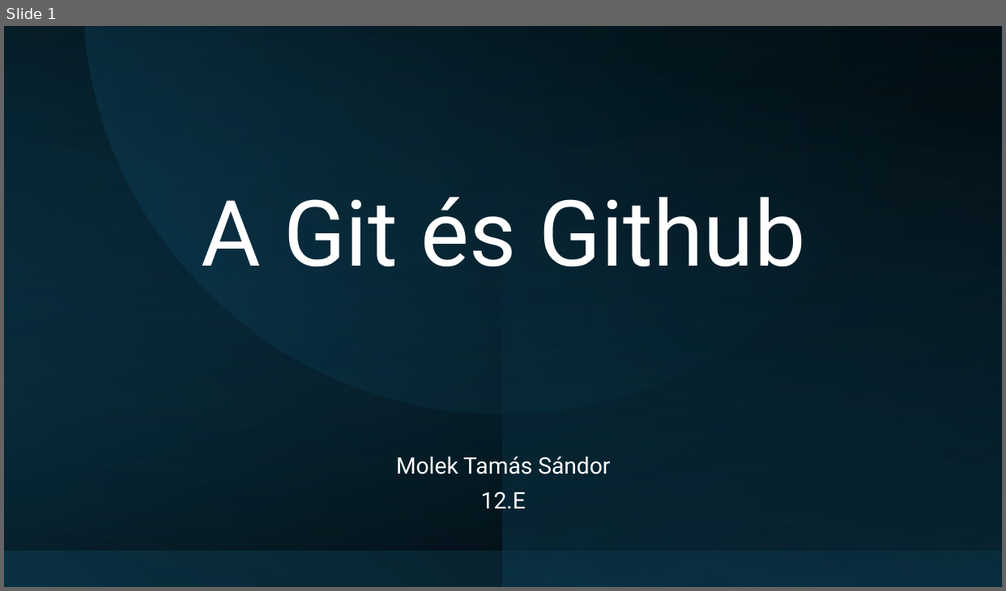
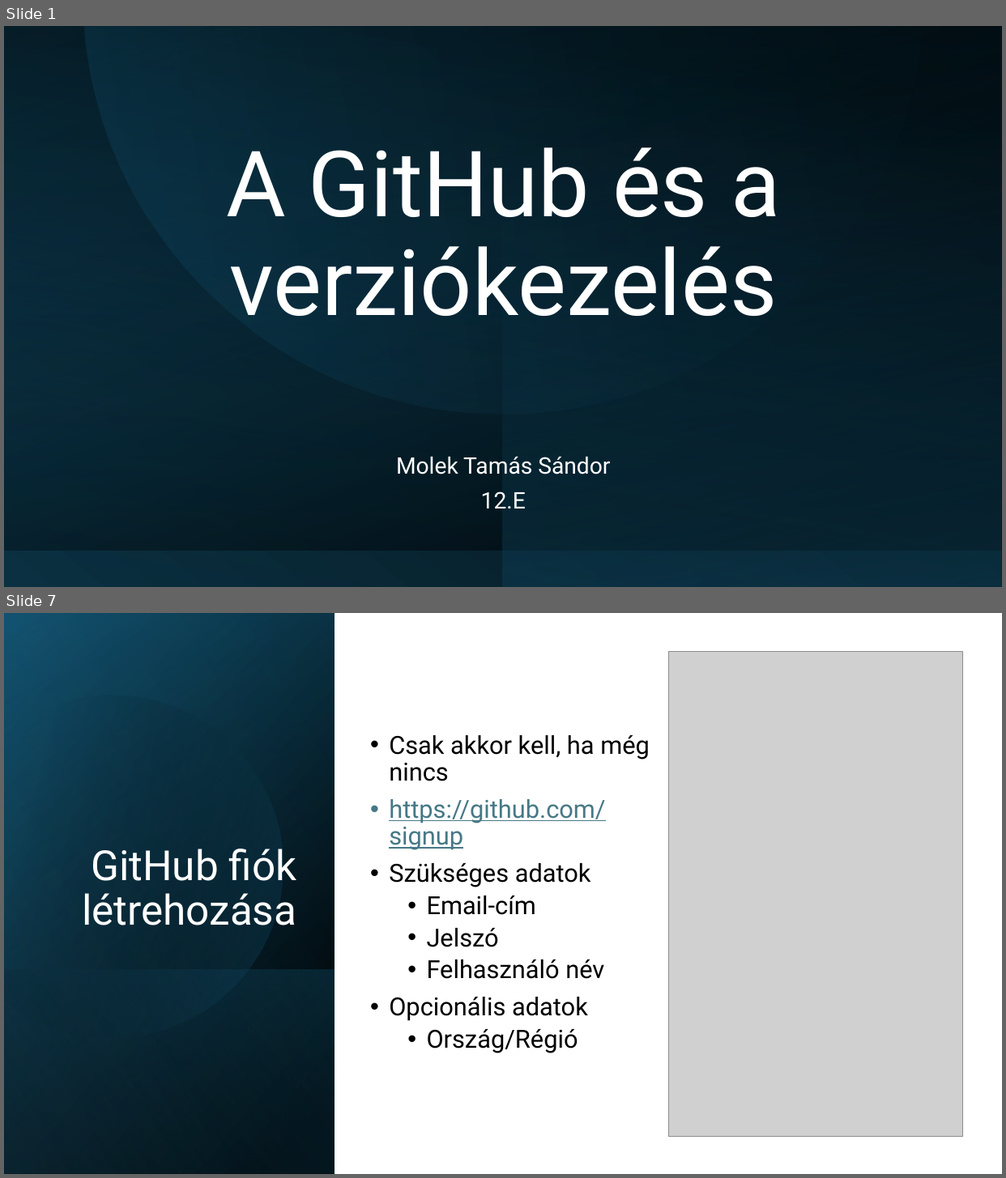
Before and after one commit to Maho-Yoshino/School_Notes, a slide deck: 2025-2026/IKT/github/Github.pptx. Shown one above the other, each under a label of ours: slide 1 before the commit, slides 1 and 7 after it; the slides between them are not shown. The pictures are 1006x591 and 1006x1178 pixels, drawn with LibreOffice and Linux fonts; fonts in the diff are those of the drawing; grey boxes stand for pictures. Boxes give left, top, right and bottom in pixels: in the first picture for what was removed or moved away, otherwise in the second. Text is boxed around its words. In the diff, an @@ line names an element or a change of style, - is before the commit and + after.

```diff
--- a/2025-2026/IKT/github/Github.pptx
+++ b/2025-2026/IKT/github/Github.pptx
@@ slide 7 added at box(4, 613, 1002, 1174), background #FFFFFF @@
@@ rectangle added at box(4, 613, 335, 1174), fill gradient #000000 to #104862 @@
@@ rectangle added at box(4, 614, 335, 1174), fill gradient #000000 to #156082 @@
@@ rectangle added at box(4, 613, 335, 1174), fill gradient #000000 to #46B1E1 @@
@@ freeform shape added at box(4, 655, 324, 1072), fill gradient #000000 to #156082 @@
@@ picture added at box(669, 652, 963, 1137) @@
@@ text added at box(389, 735, 650, 1054), 24 pt, text #000000 @@
+• Csak akkor kell, ha még nincs
+• https://github.com/signup
+• Szükséges adatok
+  • Email-cím
+  • Jelszó
+  • Felhasználó név
+• Opcionális adatok
+  • Ország/Régió
@@ title added at box(82, 849, 297, 926), 40 pt, text #FFFFFF @@
+GitHub fiók létrehozása
@@ rectangle added at box(4, 969, 335, 1174), fill gradient #156082 to #000000 @@
@@ slide 1 changed as well @@
@@ title at box(226, 148, 780, 316): text changed @@
-A Git és Github
+A GitHub és a verziókezelés
```
Also in this commit, not shown: 1 other slide changed, 9 other slides added, 2 slides removed, 5 other files.
